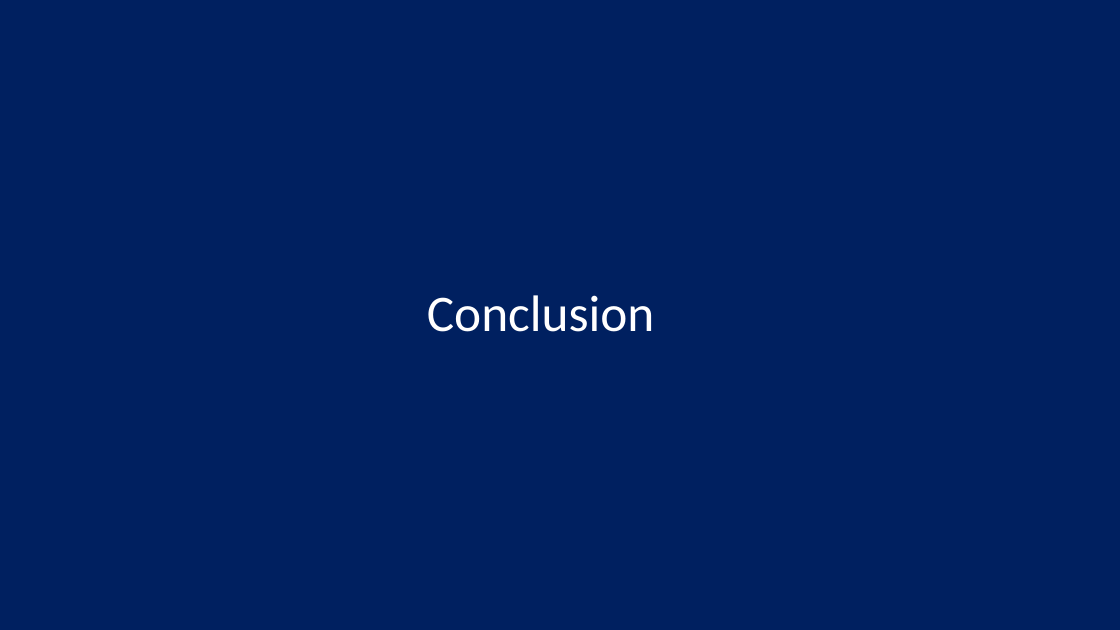
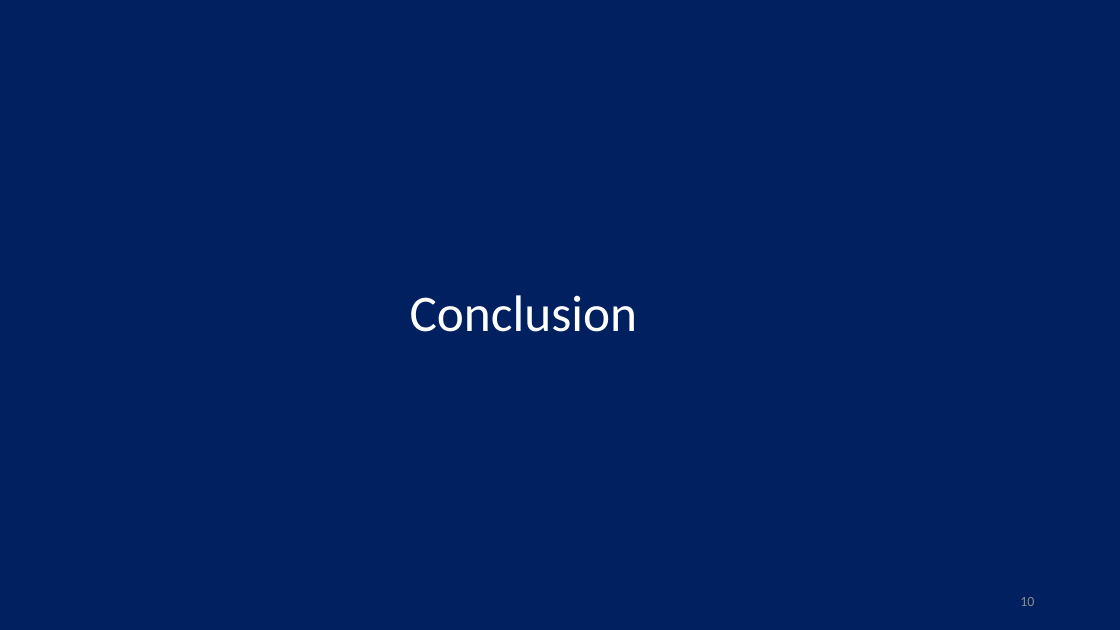
Before and after one commit to SulienP/infrav2, a slide deck: slide 10 of oral.pptx (slide 11 before the commit). Drawn at 1120x630 pixels with LibreOffice and Linux fonts; fonts in the diff are those of the drawing. Boxes give left, top, right and bottom in pixels: in the first picture for what was removed or moved away, otherwise in the second. Text is boxed around its words. In the diff, an @@ line names an element or a change of style, - is before the commit and + after.

Commit message:
update pptx

```diff
--- a/oral.pptx
+++ b/oral.pptx
@@ title "Conclusion": place and size @@
-title "Conclusion" at box(427, 295, 655, 332)
+title "Conclusion" at box(410, 295, 638, 332)
@@ page number added at box(1020, 597, 1034, 606), 12 pt, text #8C8C8C @@
+10
```
Also in this commit, not shown: 9 other slides changed, 1 slide removed.
